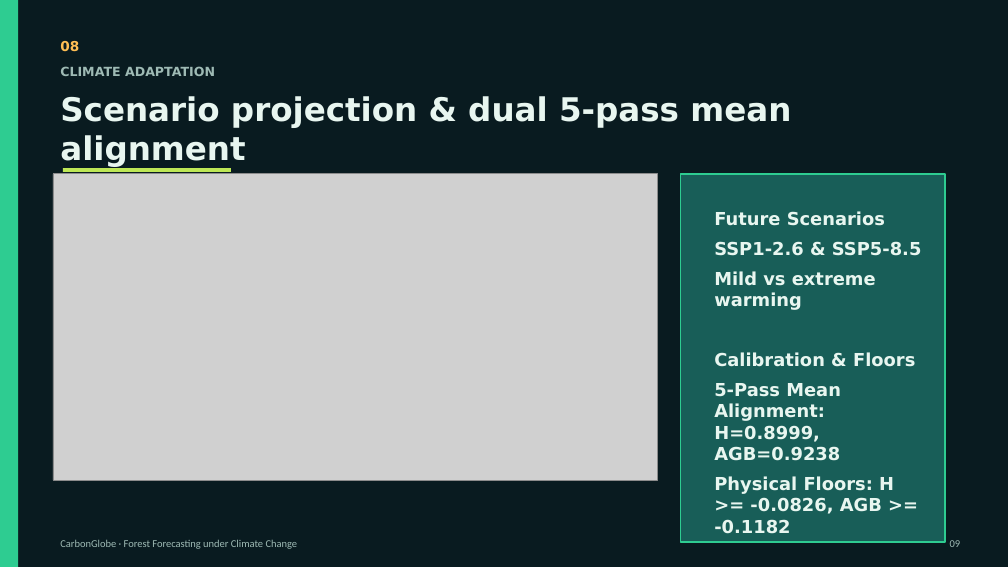
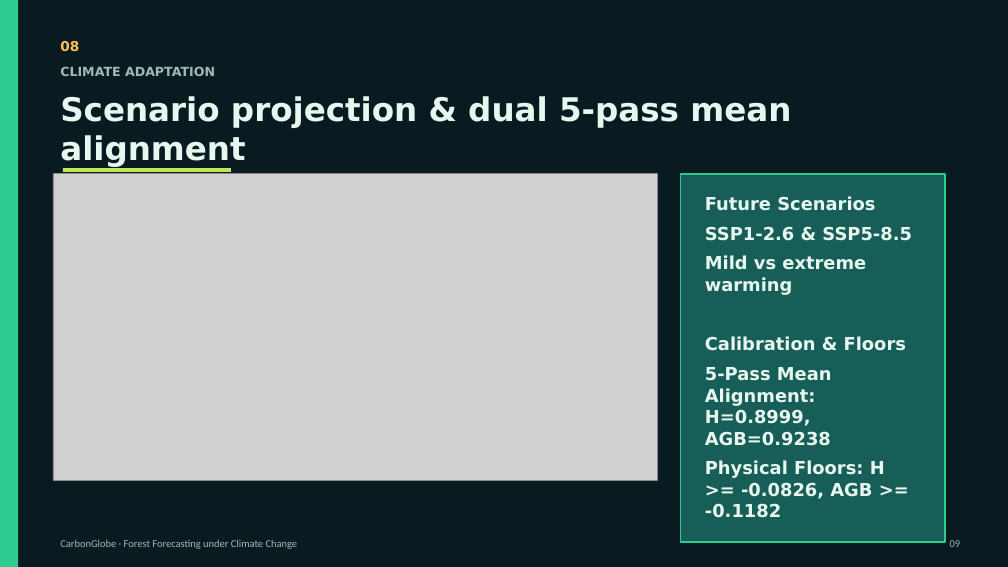
Before and after one commit to bharathk572/CarbonGlobe-AI-Emulation, a slide deck: slide 9 of CarbonGlobe_Presentation.pptx. Drawn at 1008x567 pixels with LibreOffice and Linux fonts; fonts in the diff are those of the drawing; grey boxes stand for pictures. Boxes give left, top, right and bottom in pixels: in the first picture for what was removed or moved away, otherwise in the second. Text is boxed around its words. In the diff, an @@ line names an element or a change of style, - is before the commit and + after.

```diff
--- a/CarbonGlobe_Presentation.pptx
+++ b/CarbonGlobe_Presentation.pptx
@@ text "Future Scenarios": place and size @@
-text "Future Scenarios" at [714, 211, 922, 534]
+text "Future Scenarios" at [705, 196, 912, 518]
```
Also in this commit, not shown: 3 other slides changed, 1 other file.
